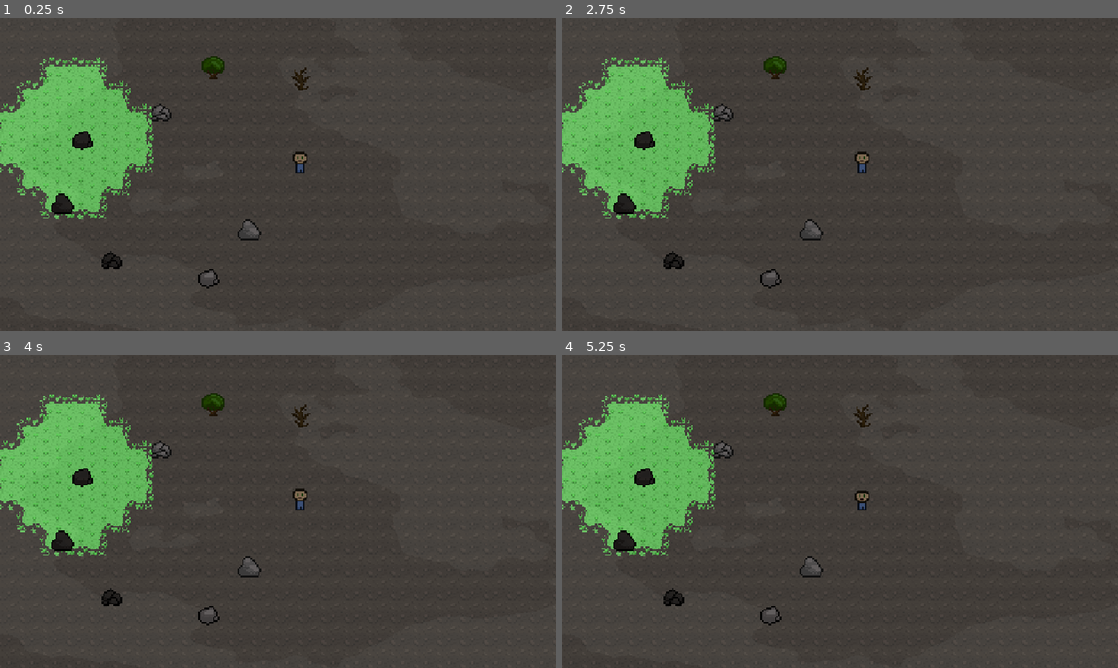
Above: before the commit, frames 1-4 (two rows, left to right).
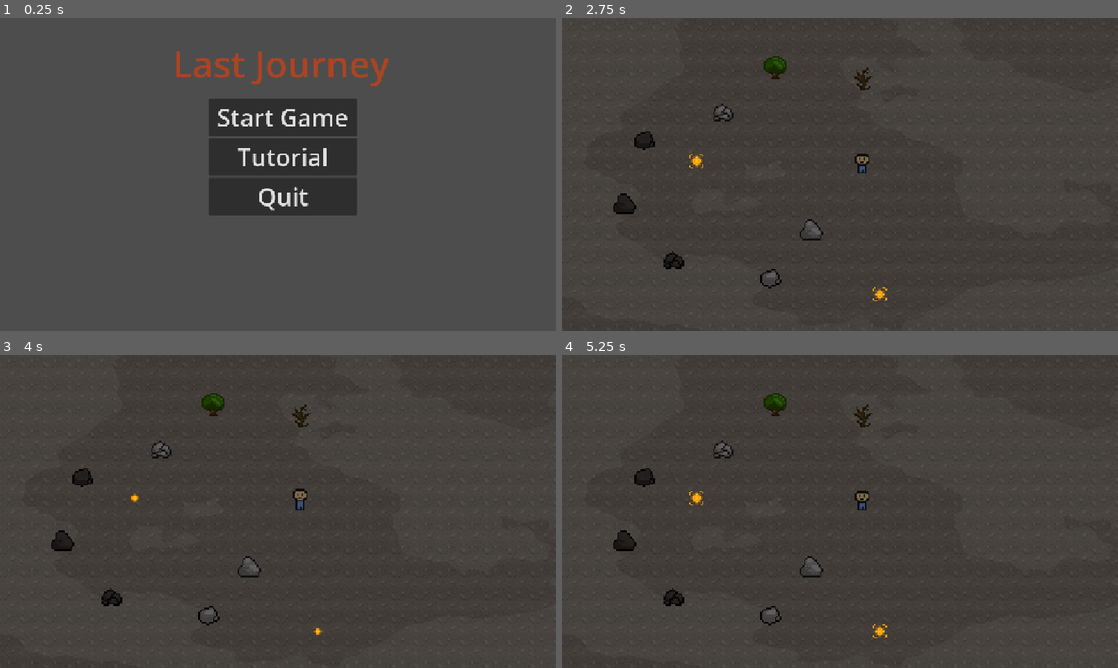
Above: after the commit, the same moments.

Repository: MaxAtoms/fading-life
Game: Godot game, scene res://ui/main_menu.tscn
Two runs of this game, one before a commit and one after it. Both use one fixed random seed, a clock stepped at 60 frames per second and the inputs below. Before the commit the project starts from res://world/map.tscn.
Inputs (mouse positions are in pixels of both pictures, inside the frame that each line leads up to):
- Up to frame 1 (0.25 s): no input
- Up to frame 2 (2.75 s): click (845, 118) at 0.5 s, where only the run after the commit has a clickable "Start Game"
- Up to frame 3 (4 s): no input
- Up to frame 4 (5.25 s): no input

The runs differ from the first frame. In frame 1, 20% of the frame differs, in the area x 0-100%, y 0-100%; in frame 2, 9.0%; in frame 3, 8.9%; in frame 4, 9.0%.

Commit message:
fix main scene

Diff:
--- a/project.godot
+++ b/project.godot
@@ -11,7 +11,7 @@
 [application]
 
 config/name="Ghostwalker"
-run/main_scene="uid://btxopix0urky7"
+run/main_scene="uid://chillchqcf3b2"
 config/features=PackedStringArray("4.4", "Forward Plus")
 
 [autoload]
Not shown: 1 places in world/map.tscn that only renumber resources
